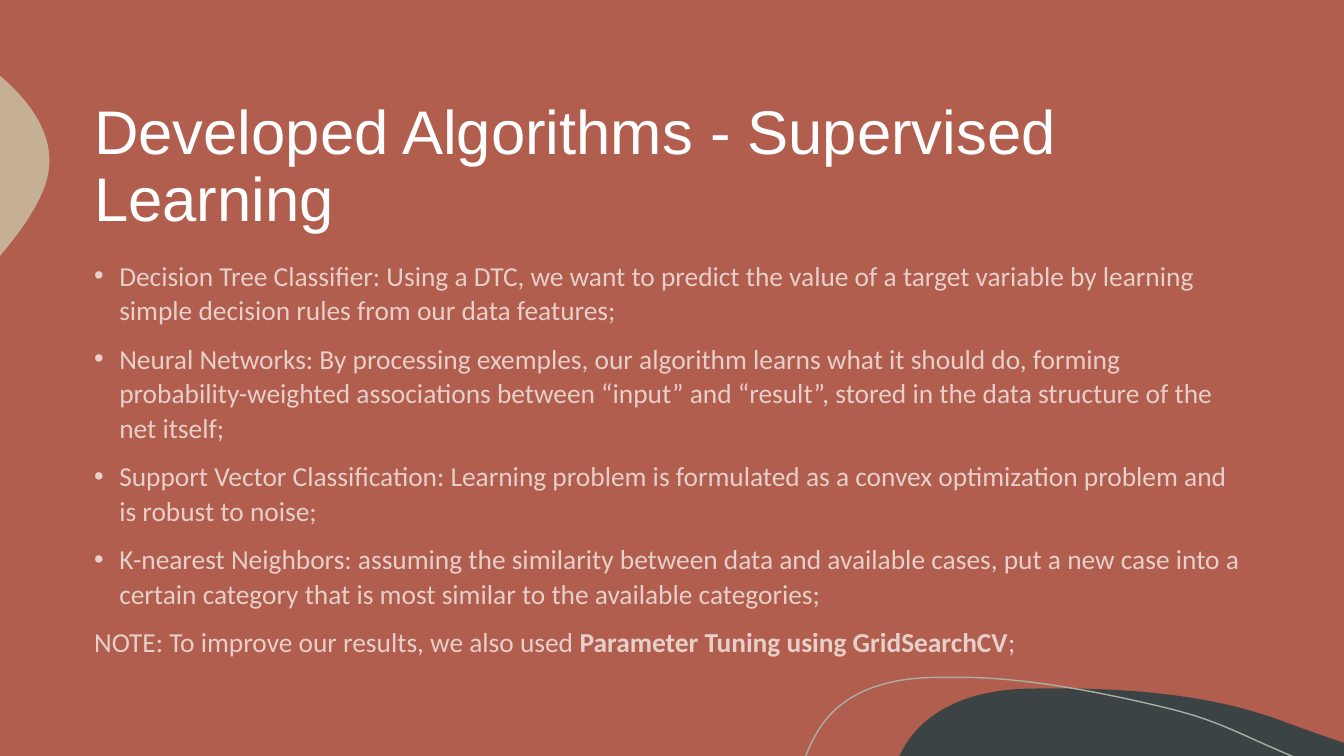
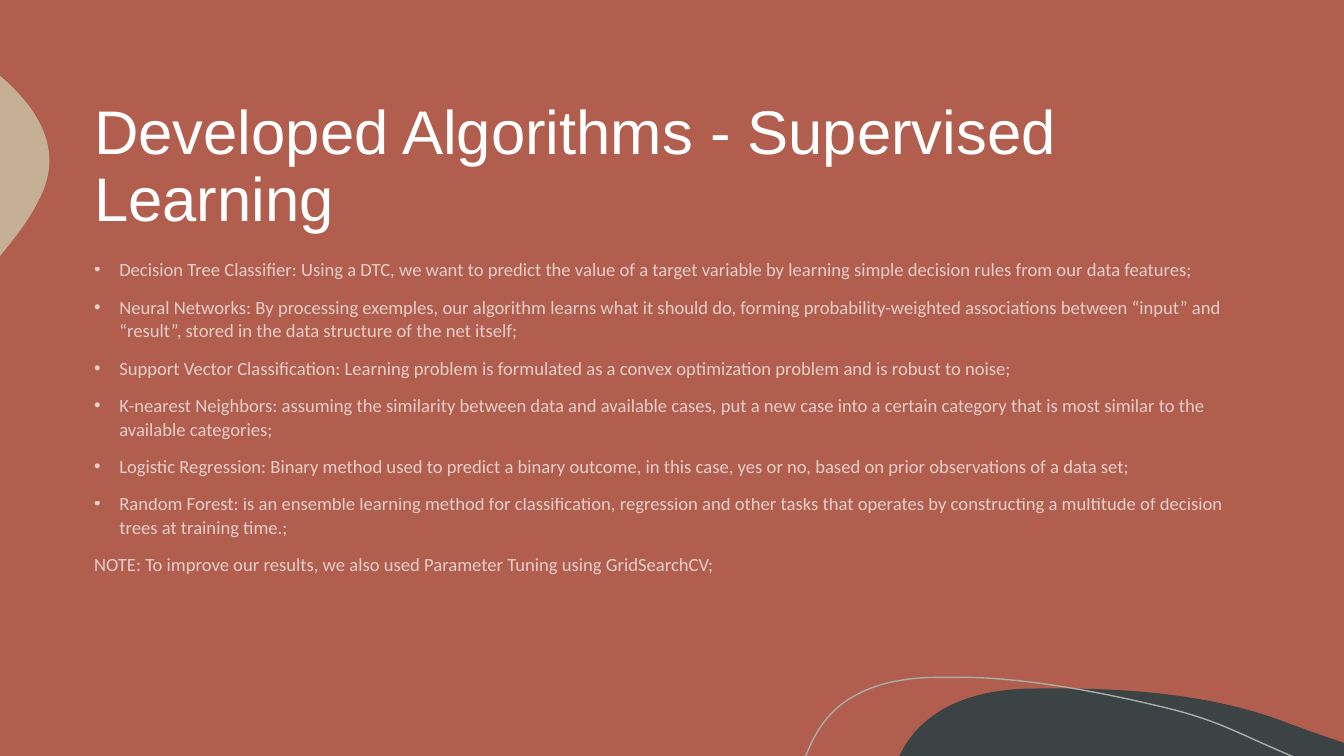
Before and after one commit to itsdomsantos/IART-2022, a slide deck: slide 12 of proj2/iart_proj2_final.pptx (slide 9 before the commit). Drawn at 1344x756 pixels with LibreOffice and Linux fonts; fonts in the diff are those of the drawing. Boxes give left, top, right and bottom in pixels: in the first picture for what was removed or moved away, otherwise in the second. Text is boxed around its words. In the diff, an @@ line names an element or a change of style, - is before the commit and + after.

Commit message:
final pptx

```diff
--- a/proj2/iart_proj2_final.pptx
+++ b/proj2/iart_proj2_final.pptx
@@ text at box(94, 263, 1220, 574): size 19.6 to 13.3 pt in "Decision Tree Classifier: Using a DTC, we ...", "Neural Networks: By processing exemples, our algorithm ...", "Support Vector Classification: Learning problem is formulate ...", "K-nearest Neighbors: assuming the similarity between data ..." and 1 more places; bold off in "Parameter Tuning using GridSearchCV;" @@
@@ text at box(119, 460, 1222, 537): paragraphs added @@
+• Logistic Regression: Binary method used to predict a binary outcome, in this case, yes or no, based on prior observations of a data set;
+• Random Forest: is an ensemble learning method for classification, regression and other tasks that operates by constructing a multitude of decision trees at training time.;
```
Also in this commit, not shown: 3 other slides changed, 4 slides added, 1 slide removed.
